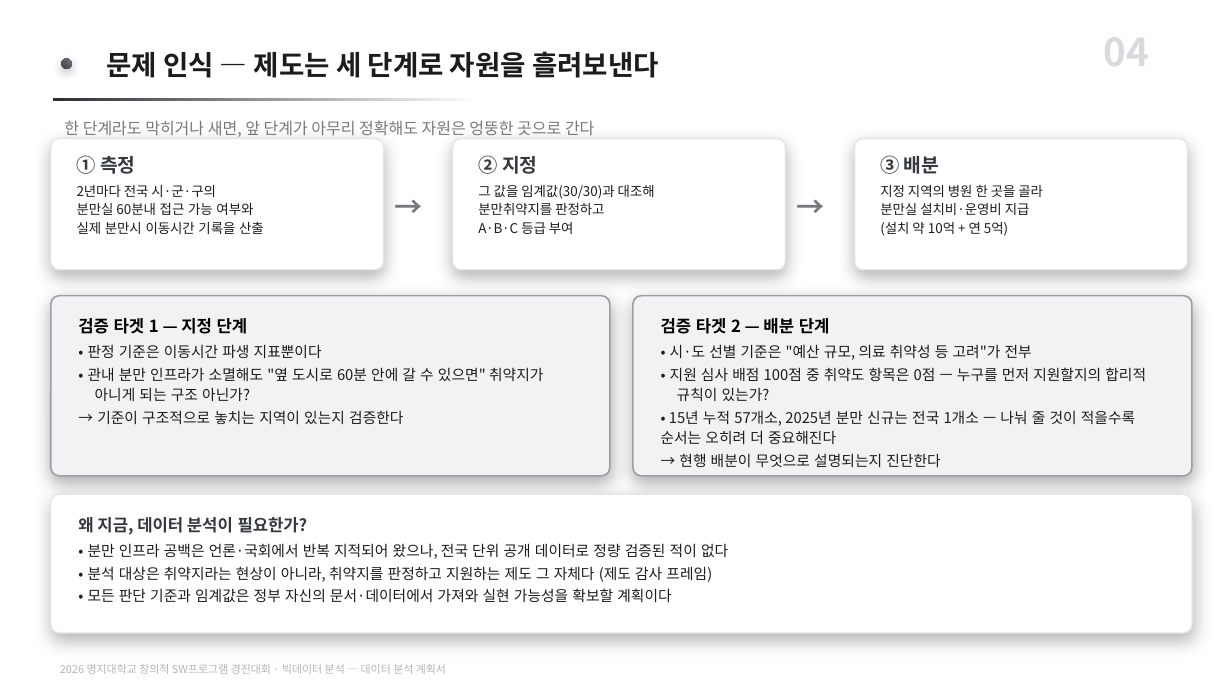
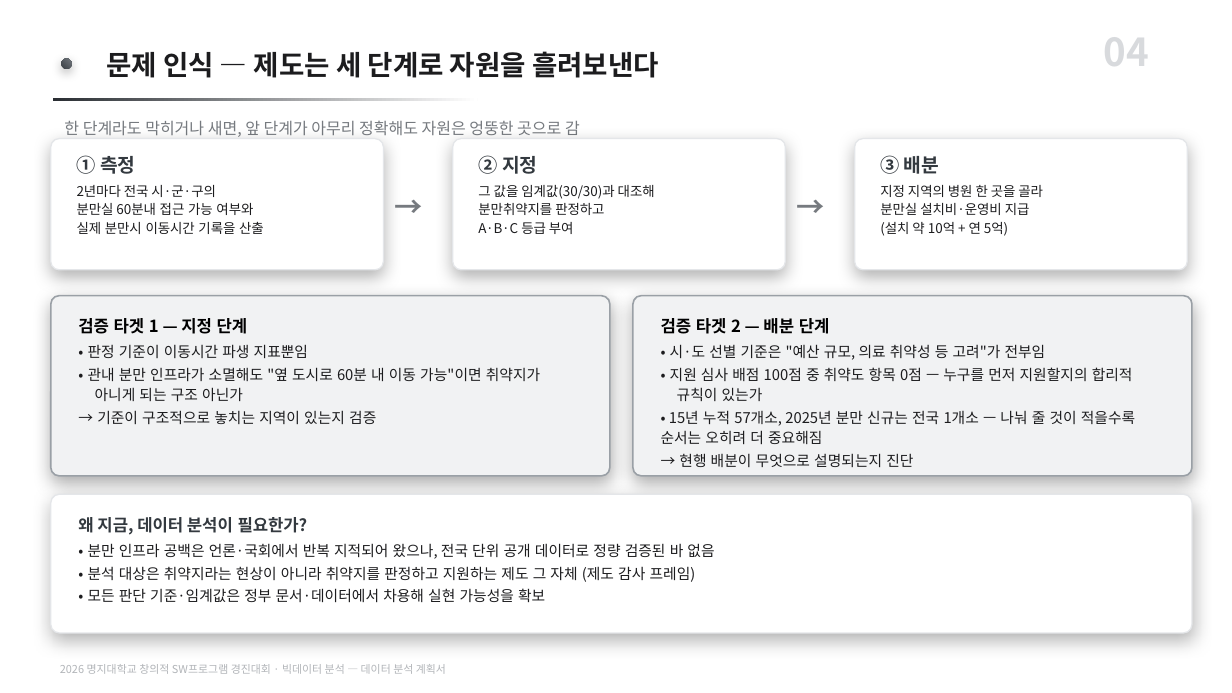
Before and after one commit to karvvan/maternity-care-policy-audit, a slide deck: slide 4 of 04_제출물/데이터분석_계획서.pptx. Drawn at 1232x693 pixels with LibreOffice and Linux fonts; fonts in the diff are those of the drawing. Boxes give left, top, right and bottom in pixels: in the first picture for what was removed or moved away, otherwise in the second. Text is boxed around its words. In the diff, an @@ line names an element or a change of style, - is before the commit and + after.

Commit message:
계획서 PPT 개조식 전환 (44곳)
보고서와 문체를 맞춘다. 종결어미를 ~함/~임/명사형으로 바꾸고, 지시문 성격의
줄("~한다")은 명사구로 정리했다. 잔여 서술체 0.

- 제출본은 문단 치환 44/44로 반영(재생성 아님). 대표자가 직접 고친 문구
  (검증 타겟 1·2, "여전히 존재하는 분만취약지" 등)는 전부 보존.
- 생성기도 같은 문구로 동기화해 재생성 시 되돌아가지 않게 함.
- 결과보고서 PPT는 팀원 작업 중이라 손대지 않음(HOLD). 점검만 수행 — 이상 없음.

```diff
--- a/04_제출물/데이터분석_계획서.pptx
+++ b/04_제출물/데이터분석_계획서.pptx
@@ text at (64, 121, 580, 137): text changed @@
-한 단계라도 막히거나 새면, 앞 단계가 아무리 정확해도 자원은 엉뚱한 곳으로 간다
+한 단계라도 막히거나 새면, 앞 단계가 아무리 정확해도 자원은 엉뚱한 곳으로 감
@@ text at (88, 344, 540, 424): text changed @@
-• 판정 기준은 이동시간 파생 지표뿐이다
-• 관내 분만 인프라가 소멸해도 "옆 도시로 60분 안에 갈 수 있으면" 취약지가 아니게 되는 구조 아닌가?
-→ 기준이 구조적으로 놓치는 지역이 있는지 검증한다
+• 판정 기준이 이동시간 파생 지표뿐임
+• 관내 분만 인프라가 소멸해도 "옆 도시로 60분 내 이동 가능"이면 취약지가 아니게 되는 구조 아닌가
+→ 기준이 구조적으로 놓치는 지역이 있는지 검증
@@ text at (661, 344, 1135, 467): text changed @@
-• 시·도 선별 기준은 "예산 규모, 의료 취약성 등 고려"가 전부
-• 지원 심사 배점 100점 중 취약도 항목은 0점 — 누구를 먼저 지원할지의 합리적 규칙이 있는가?
-• 15년 누적 57개소, 2025년 분만 신규는 전국 1개소 — 나눠 줄 것이 적을수록 순서는 오히려 더 중요해진다
-→ 현행 배분이 무엇으로 설명되는지 진단한다
+• 시·도 선별 기준은 "예산 규모, 의료 취약성 등 고려"가 전부임
+• 지원 심사 배점 100점 중 취약도 항목 0점 — 누구를 먼저 지원할지의 합리적 규칙이 있는가
+• 15년 누적 57개소, 2025년 분만 신규는 전국 1개소 — 나눠 줄 것이 적을수록 순서는 오히려 더 중요해짐
+→ 현행 배분이 무엇으로 설명되는지 진단
@@ text at (88, 543, 714, 602): text changed @@
-• 분만 인프라 공백은 언론·국회에서 반복 지적되어 왔으나, 전국 단위 공개 데이터로 정량 검증된 적이 없다
-• 분석 대상은 취약지라는 현상이 아니라, 취약지를 판정하고 지원하는 제도 그 자체다 (제도 감사 프레임)
-• 모든 판단 기준과 임계값은 정부 자신의 문서·데이터에서 가져와 실현 가능성을 확보할 계획이다
+• 분만 인프라 공백은 언론·국회에서 반복 지적되어 왔으나, 전국 단위 공개 데이터로 정량 검증된 바 없음
+• 분석 대상은 취약지라는 현상이 아니라 취약지를 판정하고 지원하는 제도 그 자체 (제도 감사 프레임)
+• 모든 판단 기준·임계값은 정부 문서·데이터에서 차용해 실현 가능성을 확보
```
Also in this commit, not shown: 9 other slides changed, 2 other files.
